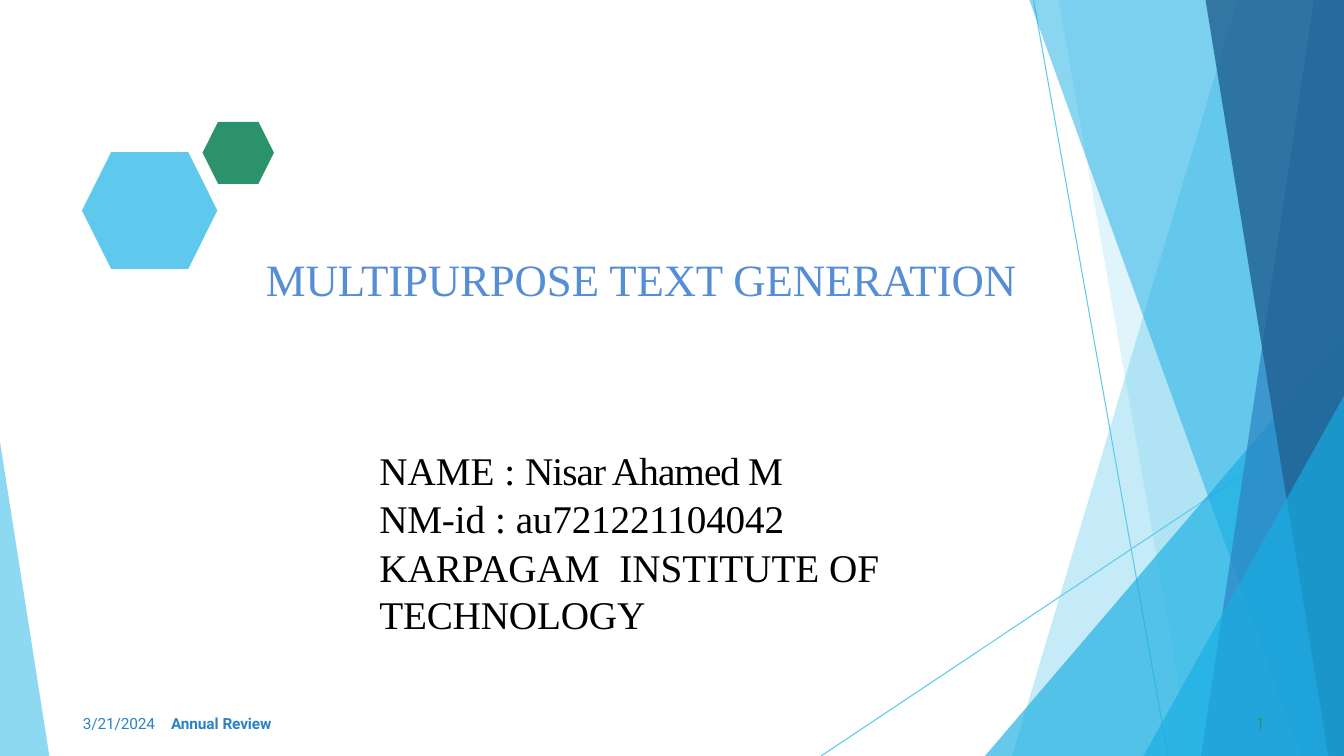
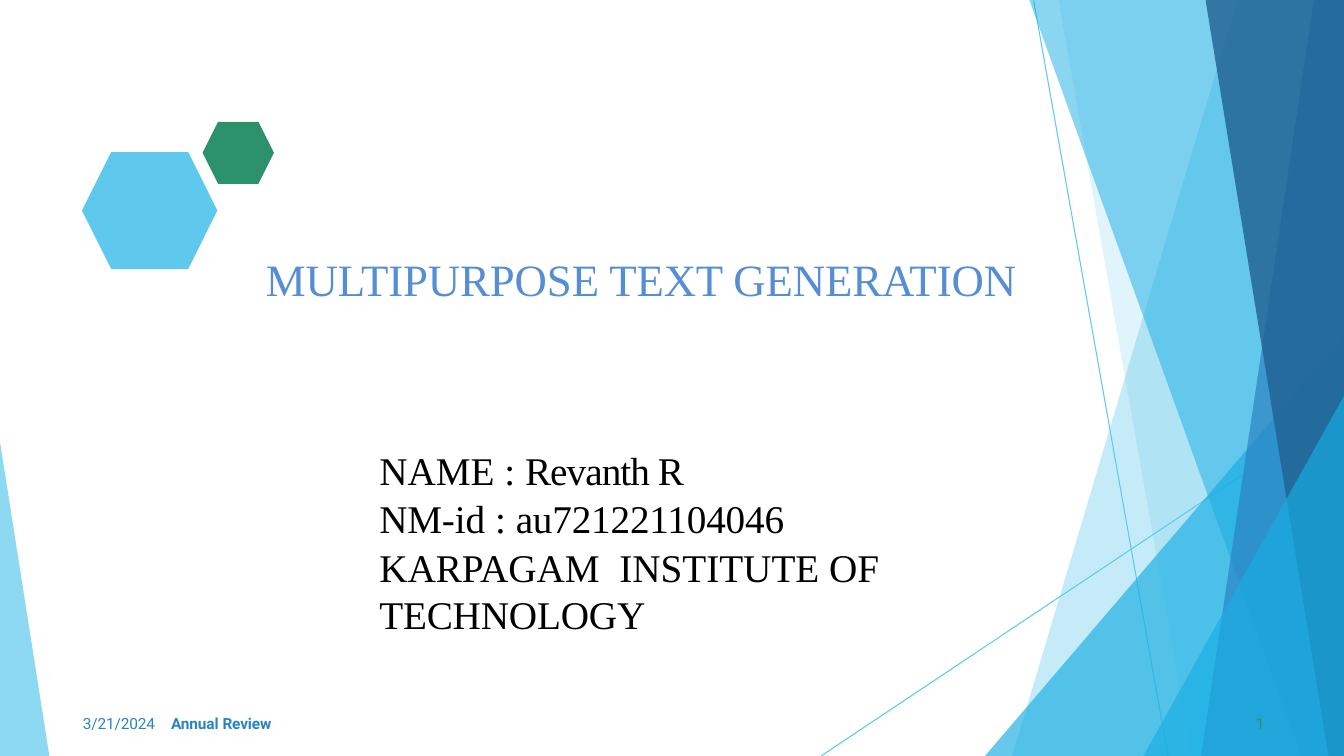
Before and after one commit to Revanth12r/TNSDC-GENAI, a slide deck: slide 1 of Project_Naan_Mudalvan.pptx. Drawn at 1344x756 pixels with LibreOffice and Linux fonts; fonts in the diff are those of the drawing; background and template pictures are left out. Boxes give left, top, right and bottom in pixels: in the first picture for what was removed or moved away, otherwise in the second. Text is boxed around its words. In the diff, an @@ line names an element or a change of style, - is before the commit and + after.

```diff
--- a/Project_Naan_Mudalvan.pptx
+++ b/Project_Naan_Mudalvan.pptx
@@ text at (x1=379, y1=457, x2=784, y2=534): text changed @@
-NAME : Nisar Ahamed M
-NM-id : au721221104042
+NAME : Revanth R
+NM-id : au721221104046
```
